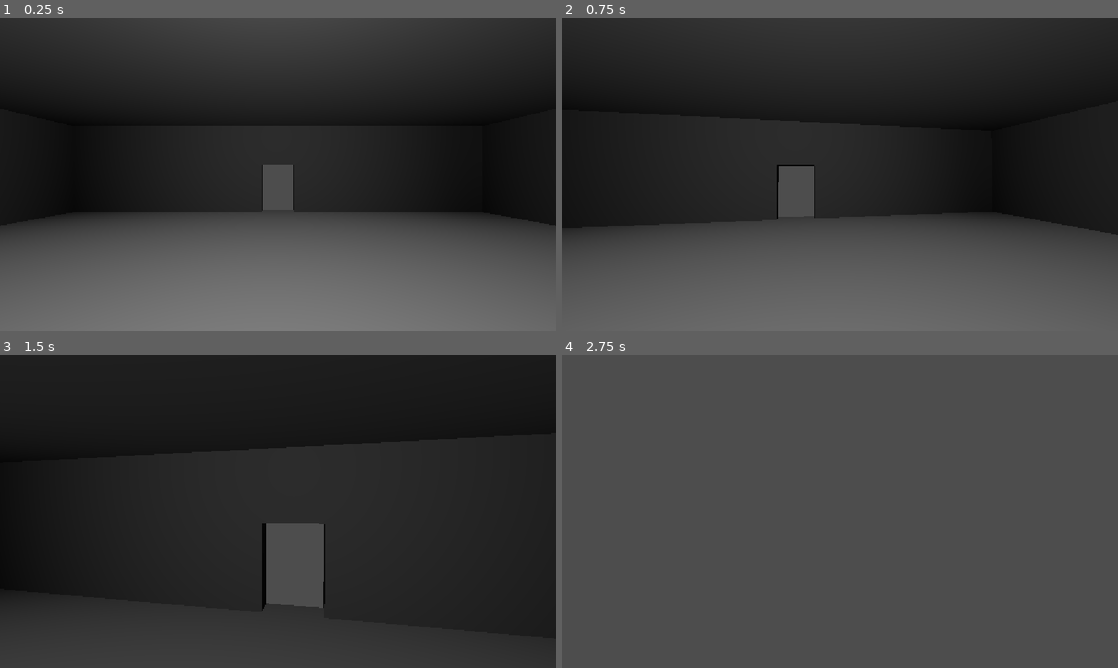
Above: before the commit, frames 1-4 (two rows, left to right).
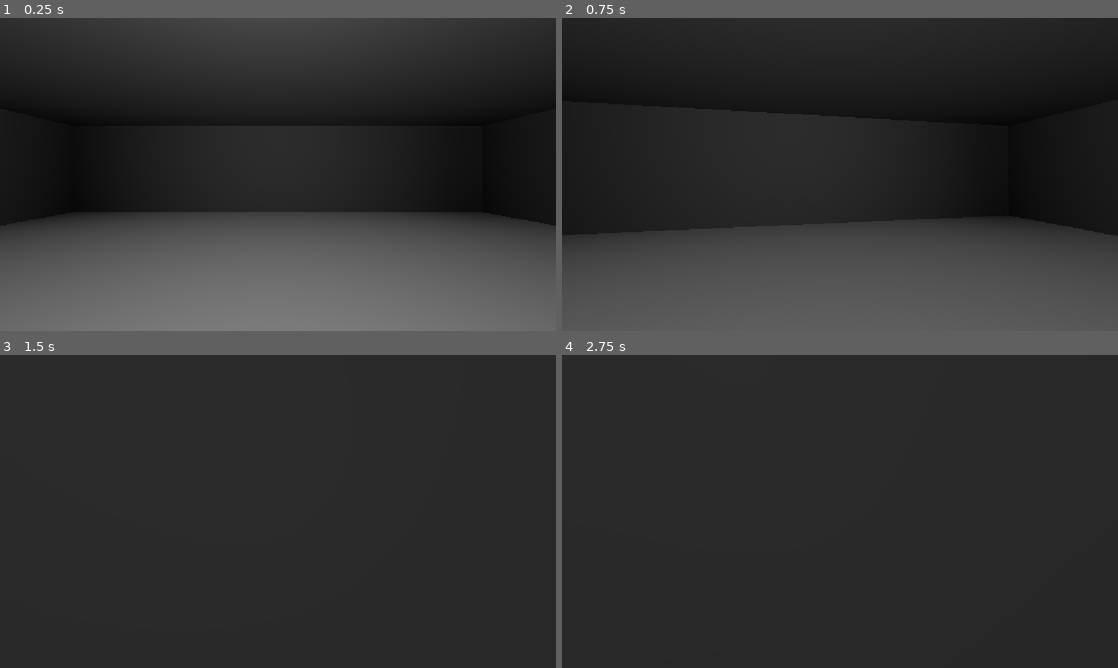
Above: after the commit, the same moments.

Repository: TFinch24/dungeon-dash-game
Game: Godot game, scene res://main.tscn
Two runs of this game, one before a commit and one after it. Both use one fixed random seed, a clock stepped at 60 frames per second and the inputs below.
Inputs (mouse positions are in pixels of both pictures, inside the frame that each line leads up to):
- Up to frame 1 (0.25 s): no input
- Up to frame 2 (0.75 s): tap Enter at 0.5 s; move the mouse to (867, 174) at 0.52 s; hold W (move_forward) from 0.53 s (still down); hold Shift (action_sprint, bound only after the commit) from 0.53 s (still down)
- Up to frame 3 (1.5 s): keep holding W (move_forward); tap Space (action_jump) at 0.77 s; move the mouse to (250, 511) at 1.27 s; release Shift (action_sprint, bound only after the commit) at 1.28 s; tap Shift (action_sprint, bound only after the commit) at 1.35 s
- Up to frame 4 (2.75 s): keep holding W (move_forward); tap Space (action_jump) at 1.52 s; move the mouse to (851, 505) at 2.02 s; hold Shift (action_sprint, bound only after the commit) from 2.03 s (still down)

The runs differ from the first frame. In frame 1, 0.8% of the frame differs, in the area x 47-53%, y 46-62%; in frame 2, 1.7%; in frame 3, 5.7%; in frame 4, 100%, in the area x 0-100%, y 0-100%.

Commit message:
Random Map Gen
Added Random Map Generation, need to give it rules so that you cant get trapped off spawn

Diff:
--- a/Character Scripts/player.gd
+++ b/Character Scripts/player.gd
@@ -2,6 +2,7 @@
 
 @export var mouse_sensitivity := 0.003
 @export var speed := 5.0
+@export var sprintspeed := 8.0
 @export var jumpstr := 4.5
 
 @onready var camera: Camera3D = $Camera3D
@@ -34,4 +35,8 @@
 	if Input.is_action_just_pressed("action_jump") and is_on_floor():
 		velocity.y = jumpstr
 
+	if Input.is_action_pressed("action_sprint"):
+		velocity.x = direction.x * sprintspeed
+		velocity.z = direction.z * sprintspeed
+
 	move_and_slide()
--- /dev/null
+++ b/main.gd
@@ -0,0 +1,12 @@
+extends Node3D
+
+const CELL_SIZE := 20.0
+
+@export var room_scenes: Array[PackedScene]
+
+func _ready() -> void:
+	for x in range(3):
+		for z in range(3):
+			var room := room_scenes.pick_random().instantiate() as Node3D
+			room.position = Vector3(x * CELL_SIZE, 0, z * CELL_SIZE)
+			add_child(room)
--- a/main.tscn
+++ b/main.tscn
@@ -1,13 +1,17 @@
 [gd_scene format=3 uid="uid://b6ivibjlllo35"]
 
-[ext_resource type="PackedScene" uid="uid://bjdx3yqwq3m7i" path="res://Map Scenes/4_door__center_room.tscn" id="1_0xm2m"]
+[ext_resource type="Script" uid="uid://wsropm52aivt" path="res://main.gd" id="1_0xm2m"]
 [ext_resource type="PackedScene" uid="uid://bt2kbbgyelgfh" path="res://Character Scenes/player.tscn" id="1_ig7tw"]
+[ext_resource type="PackedScene" uid="uid://b78lc4b0ytdah" path="res://Map Scenes/2_door_corner.tscn" id="2_5vw27"]
+[ext_resource type="PackedScene" uid="uid://bjdx3yqwq3m7i" path="res://Map Scenes/4_door__center_room.tscn" id="2_h2yge"]
+[ext_resource type="PackedScene" uid="uid://ehp4hu5cxxfd" path="res://Map Scenes/2_door_x_room.tscn" id="3_kek77"]
+[ext_resource type="PackedScene" uid="uid://8io8sdmqixht" path="res://Map Scenes/2_door_z_room.tscn" id="4_4c57u"]
+[ext_resource type="PackedScene" uid="uid://bvqs3feckrt1b" path="res://Map Scenes/3_door_t_junction.tscn" id="5_efxa6"]
+[ext_resource type="PackedScene" uid="uid://drg8h3tfbcl4u" path="res://Map Scenes/dead_end.tscn" id="7_dg77c"]
 
 [node name="Main" type="Node3D" unique_id=139680998]
-
-[node name="Room2" parent="." unique_id=1379680680 instance=ExtResource("1_0xm2m")]
-transform = Transform3D(1, 0, 0, 0, 1, 0, 0, 0, 1, 20, 0, 0)
-
-[node name="Room" parent="." unique_id=1953690720 instance=ExtResource("1_0xm2m")]
+script = ExtResource("1_0xm2m")
+room_scenes = Array[PackedScene]([ExtResource("2_5vw27"), ExtResource("3_kek77"), ExtResource("4_4c57u"), ExtResource("5_efxa6"), ExtResource("2_h2yge"), ExtResource("7_dg77c")])
 
 [node name="Player" parent="." unique_id=153701727 instance=ExtResource("1_ig7tw")]
+sprintspeed = 10.0
--- a/project.godot
+++ b/project.godot
@@ -56,6 +56,12 @@
 , Object(InputEventJoypadButton,"resource_local_to_scene":false,"resource_name":"","device":-1,"button_index":0,"pressure":0.0,"pressed":false,"script":null)
 ]
 }
+action_sprint={
+"deadzone": 0.2,
+"events": [Object(InputEventKey,"resource_local_to_scene":false,"resource_name":"","device":-1,"window_id":0,"alt_pressed":false,"shift_pressed":false,"ctrl_pressed":false,"meta_pressed":false,"pressed":false,"keycode":0,"physical_keycode":4194325,"key_label":0,"unicode":0,"location":0,"echo":false,"script":null)
+, Object(InputEventJoypadButton,"resource_local_to_scene":false,"resource_name":"","device":-1,"button_index":7,"pressure":0.0,"pressed":false,"script":null)
+]
+}
 
 [physics]
 
Not shown, added: main.gd.uid
